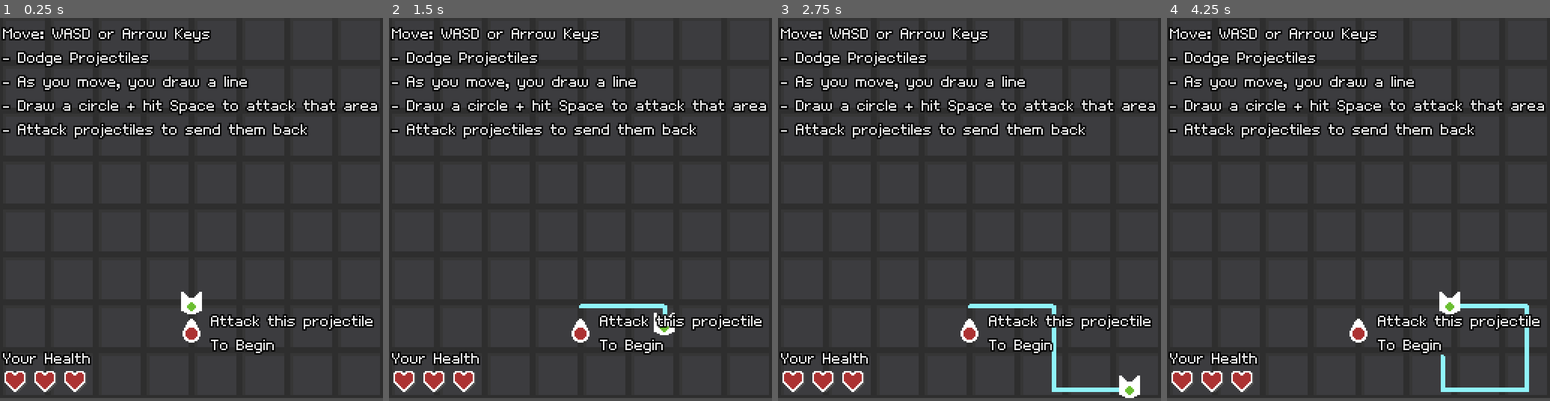
Above: before the commit, frames 1-4 (left to right).
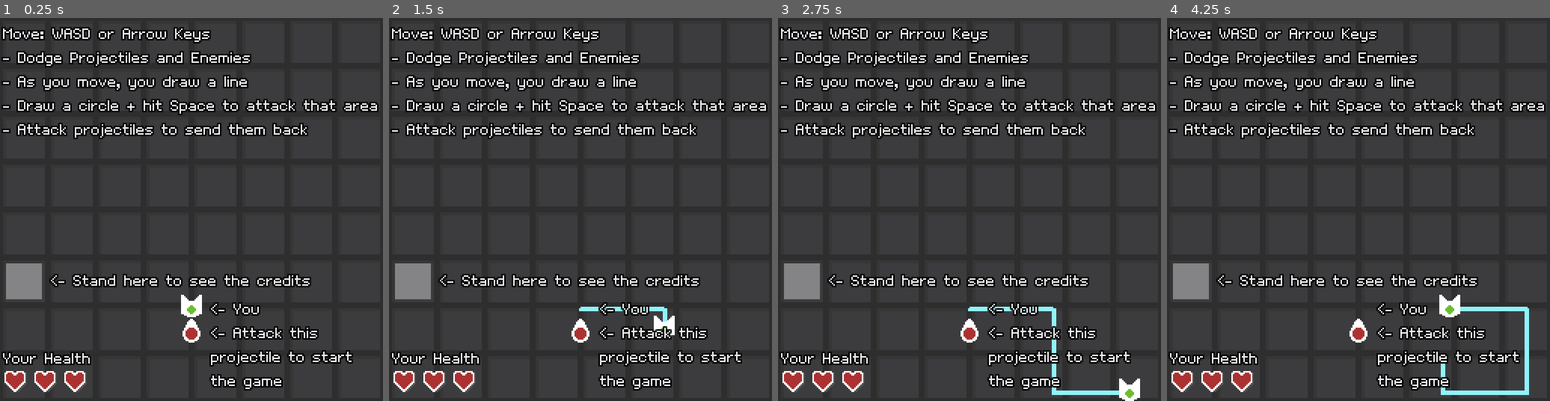
Above: after the commit, the same moments.

Repository: kennethbchen/Bullet-Wrangler-Game
Game: Godot game, scene res://Game.tscn
The game is run twice, just before and just after one commit, with the same random seed, the same clock (stepped at 60 frames per second) and the same inputs.
Inputs:
- Up to frame 1 (0.25 s): no input
- Up to frame 2 (1.5 s): tap Enter at 0.5 s; hold D (Right) 0.53-1.28 s; hold Space (Attack) 0.53-1.28 s; hold S (Down) from 1.28 s (still down); tap Space (Attack) at 1.35 s
- Up to frame 3 (2.75 s): release S (Down) at 2.03 s; hold D (Right) from 2.03 s (still down); hold Space (Attack) from 2.03 s (still down)
- Up to frame 4 (4.25 s): release D (Right) at 2.78 s; release Space (Attack) at 2.78 s; hold W (Up) 2.78-3.53 s; tap Space (Attack) at 2.85 s; hold A (Left) from 3.53 s (still down); hold Space (Attack) from 3.53 s (still down)

The runs differ from the first frame. In frame 1, 7.9% of the frame differs, in the area x 0-100%, y 8-100%; in frame 2, 7.9%; in frame 3, 8.3%; in frame 4, 8.5%.

Commit message:
Implemented credits screen

Diff:
--- a/Game.tscn
+++ b/Game.tscn
@@ -26,6 +26,8 @@
 [ext_resource type="AudioStream" uid="uid://g7wupnihhyt4" path="res://Audio/SFX/playerAttack2.wav" id="23_tq7gh"]
 [ext_resource type="AudioStream" uid="uid://demclsetnrgc0" path="res://Audio/SFX/loopCompleted.wav" id="24_gsrfd"]
 
+[sub_resource type="RectangleShape2D" id="RectangleShape2D_6rg7a"]
+
 [sub_resource type="CircleShape2D" id="CircleShape2D_4g25g"]
 
 [sub_resource type="WorldBoundaryShape2D" id="WorldBoundaryShape2D_7uytu"]
@@ -72,7 +74,7 @@
 game_over_ui = NodePath("GameOverUI")
 
 [node name="Camera2D" type="Camera2D" parent="."]
-position = Vector2(128, 130)
+position = Vector2(128, 128)
 
 [node name="MusicPlayer" type="AudioStreamPlayer" parent="."]
 stream = ExtResource("2_7cta3")
@@ -88,43 +90,87 @@
 [node name="TitleScreen" type="Node" parent="."]
 script = ExtResource("2_ihiqp")
 
-[node name="CanvasLayer" type="CanvasLayer" parent="TitleScreen"]
-
-[node name="TestProjectile" type="Area2D" parent="TitleScreen/CanvasLayer"]
-position = Vector2(128, 209)
-collision_layer = 0
-collision_mask = 2
-
-[node name="TestProjectile" type="Sprite2D" parent="TitleScreen/CanvasLayer/TestProjectile"]
-rotation = 1.5708
-texture = ExtResource("3_wcujf")
-
-[node name="CollisionShape2D" type="CollisionShape2D" parent="TitleScreen/CanvasLayer/TestProjectile"]
-shape = SubResource("CircleShape2D_4g25g")
-
-[node name="MainInstruction" type="Label" parent="TitleScreen/CanvasLayer"]
+[node name="Credits" type="CanvasLayer" parent="TitleScreen"]
+visible = false
+
+[node name="CreditsText" type="Label" parent="TitleScreen/Credits"]
 offset_left = 2.0
 offset_top = 3.0
 offset_right = 256.0
 offset_bottom = 104.0
 theme = ExtResource("2_de36d")
+text = "Credits:
+\"Habbo\" Font by Nimble Beasts Collective
+https://nimblebeastscollective.itch.io/nb-pixel-font-bundle
+
+Sound effects made in jsfxr
+https://sfxr.me/
+
+Song \"achilles\" by Zane Little Music
+https://opengameart.org/content/achilles
+
+All other stuff is made by me :)"
+horizontal_alignment = 1
+autowrap_mode = 3
+
+[node name="MainMenu" type="CanvasLayer" parent="TitleScreen"]
+
+[node name="CreditsSelector" type="Area2D" parent="TitleScreen/MainMenu"]
+position = Vector2(-224, -64)
+
+[node name="CollisionShape2D" type="CollisionShape2D" parent="TitleScreen/MainMenu/CreditsSelector"]
+position = Vector2(240, 240)
+shape = SubResource("RectangleShape2D_6rg7a")
+
+[node name="Polygon2D" type="Polygon2D" parent="TitleScreen/MainMenu/CreditsSelector"]
+color = Color(1, 1, 1, 0.372549)
+polygon = PackedVector2Array(228, 228, 228, 252, 252, 252, 252, 228)
+
+[node name="TestProjectile" type="Area2D" parent="TitleScreen/MainMenu"]
+position = Vector2(128, 209)
+collision_layer = 0
+collision_mask = 2
+
+[node name="TestProjectile" type="Sprite2D" parent="TitleScreen/MainMenu/TestProjectile"]
+rotation = 1.5708
+texture = ExtResource("3_wcujf")
+
+[node name="CollisionShape2D" type="CollisionShape2D" parent="TitleScreen/MainMenu/TestProjectile"]
+shape = SubResource("CircleShape2D_4g25g")
+
+[node name="MainInstruction" type="Label" parent="TitleScreen/MainMenu"]
+offset_left = 2.0
+offset_top = 3.0
+offset_right = 256.0
+offset_bottom = 104.0
+theme = ExtResource("2_de36d")
 text = "Move: WASD or Arrow Keys
-- Dodge Projectiles
+- Dodge Projectiles and Enemies
 - As you move, you draw a line
 - Draw a circle + hit Space to attack that area
 - Attack projectiles to send them back"
 autowrap_mode = 3
 
-[node name="StartInstruction" type="Label" parent="TitleScreen/CanvasLayer"]
+[node name="StartInstruction" type="Label" parent="TitleScreen/MainMenu"]
 offset_left = 141.0
-offset_top = 195.0
+offset_top = 187.0
 offset_right = 255.0
-offset_bottom = 229.0
-theme = ExtResource("2_de36d")
-text = "Attack this projectile To Begin"
-autowrap_mode = 2
-
-[node name="HealthInstruction" type="Label" parent="TitleScreen/CanvasLayer"]
+offset_bottom = 251.0
+theme = ExtResource("2_de36d")
+text = "<- You
+<- Attack this projectile to start the game"
+autowrap_mode = 3
+
+[node name="CreditsInstruction" type="Label" parent="TitleScreen/MainMenu"]
+offset_left = 34.0
+offset_top = 168.0
+offset_right = 217.0
+offset_bottom = 184.0
+theme = ExtResource("2_de36d")
+text = "<- Stand here to see the credits"
+autowrap_mode = 3
+
+[node name="HealthInstruction" type="Label" parent="TitleScreen/MainMenu"]
 offset_left = 2.0
 offset_top = 220.0
 offset_right = 95.0
@@ -343,7 +389,9 @@
 [connection signal="game_stopped" from="." to="GameTimer" method="_on_game_stop"]
 [connection signal="game_stopped" from="." to="EnemyOrchestrator" method="_on_game_stop"]
 [connection signal="tutorial_completed" from="TitleScreen" to="." method="_on_tutorial_completed"]
-[connection signal="area_entered" from="TitleScreen/CanvasLayer/TestProjectile" to="TitleScreen" method="_on_test_projectile_area_entered"]
+[connection signal="area_entered" from="TitleScreen/MainMenu/CreditsSelector" to="TitleScreen" method="_on_credits_area_entered"]
+[connection signal="area_exited" from="TitleScreen/MainMenu/CreditsSelector" to="TitleScreen" method="_on_credits_area_exited"]
+[connection signal="area_entered" from="TitleScreen/MainMenu/TestProjectile" to="TitleScreen" method="_on_test_projectile_area_entered"]
 [connection signal="timeout" from="EnemyOrchestrator/SpawnTimer" to="EnemyOrchestrator" method="_on_spawn_timer_timeout"]
 [connection signal="player_died" from="Player" to="." method="_on_player_died"]
 [connection signal="area_entered" from="Player/Hurtbox" to="Player" method="_on_hurtbox_area_entered"]
--- a/Scripts/TitleScreen.gd
+++ b/Scripts/TitleScreen.gd
@@ -2,6 +2,22 @@
 
 signal tutorial_completed()
 
+@onready var main_menu_canvas: CanvasLayer = $MainMenu
+@onready var credits_canvas: CanvasLayer = $Credits
+
+func _ready():
+	main_menu_canvas.show()
+	credits_canvas.hide()
+
 func _on_test_projectile_area_entered(area: Area2D):
 	tutorial_completed.emit()
 	queue_free()
+
+func _on_credits_area_entered(_area):
+	main_menu_canvas.hide()
+	credits_canvas.show()
+
+
+func _on_credits_area_exited(_area):
+	main_menu_canvas.show()
+	credits_canvas.hide()
Not shown, changed: Credits.txt
Not shown: 1 places in Game.tscn that only renumber resources
